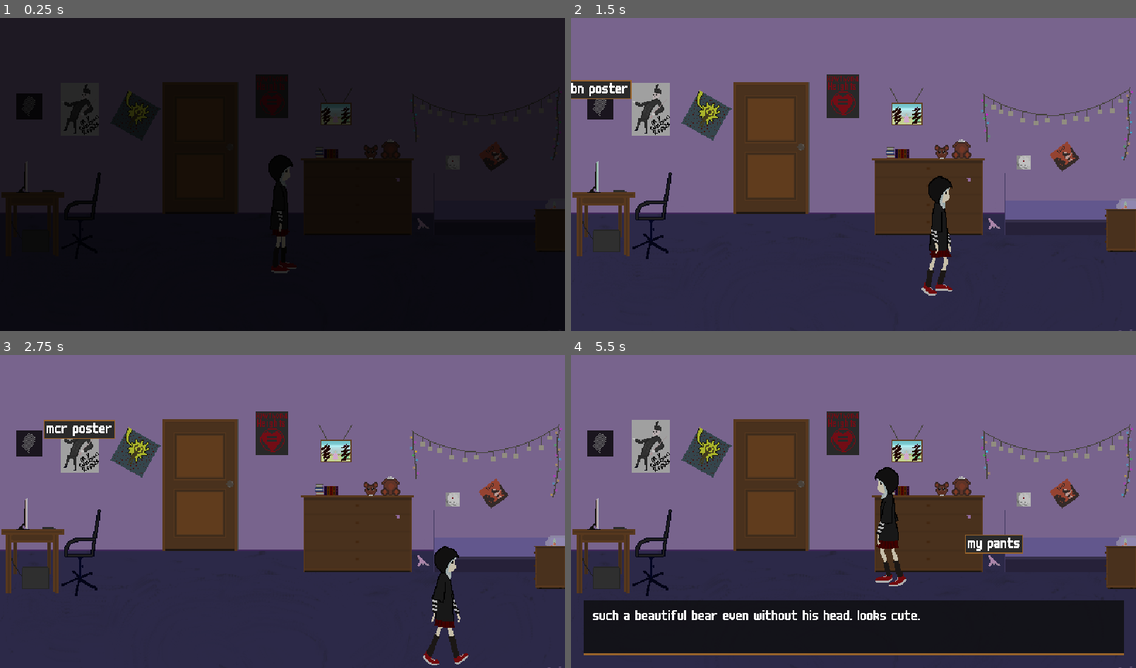
Above: before the commit, frames 1-4 (two rows, left to right).
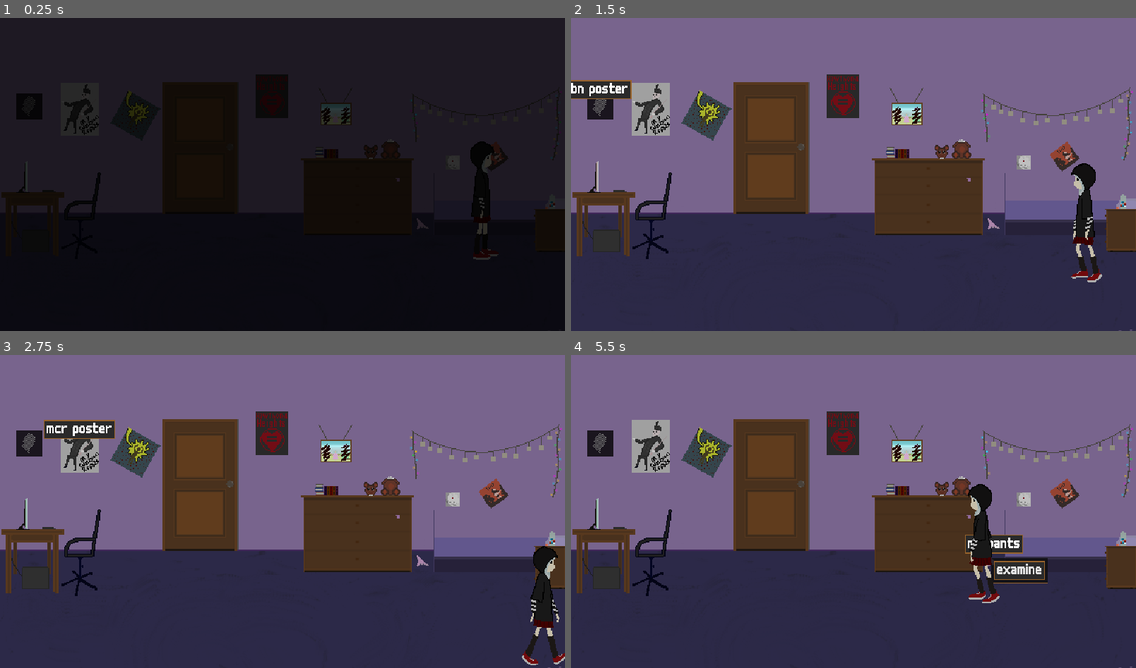
Above: after the commit, the same moments.

Repository: reeFridge/2q20
Game: Godot game, scene res://main.tscn
The game is run twice, just before and just after one commit, with the same random seed, the same clock (stepped at 60 frames per second) and the same inputs.
Inputs (mouse positions are in pixels of both pictures, inside the frame that each line leads up to):
- Up to frame 1 (0.25 s): no input
- Up to frame 2 (1.5 s): move the mouse to (768, 146) at 0.52 s; hold Right (ui_right) 0.53-1.28 s; click (768, 146) at 0.67 s; move the mouse to (599, 105) at 1.27 s; hold Down (ui_down) from 1.28 s (still down); click (599, 105) at 1.42 s
- Up to frame 3 (2.75 s): move the mouse to (79, 445) at 2.02 s; release Down (ui_down) at 2.03 s; hold Right (ui_right) from 2.03 s (still down); click (79, 445) at 2.17 s
- Up to frame 4 (5.5 s): move the mouse to (910, 452) at 2.77 s; release Right (ui_right) at 2.78 s; hold Up (ui_up) 2.78-3.53 s; click (910, 452) at 2.92 s; move the mouse to (960, 486) at 3.52 s; hold Left (ui_left) 3.53-4.25 s; click (960, 486) at 3.67 s; click (989, 495) at 4.25 s, where only the run before the commit has a clickable "examine"; tap Enter at 5 s; move the mouse to (994, 561) at 5.02 s; hold Left (ui_left) from 5.03 s (still down); click (994, 561) at 5.17 s

The runs differ from the first frame. In frame 1, 1.4% of the frame differs, in the area x 47-99%, y 39-82%; in frame 2, 2.2%; in frame 3, 2.4%; in frame 4, 20%, in the area x 2-99%, y 35-96%.

Commit message:
point and click movement

Diff:
--- a/items/monitor.tscn
+++ b/items/monitor.tscn
@@ -5,9 +5,7 @@
 [ext_resource path="res://assets/sprites/monitor-3.png" type="Texture" id=3]
 [ext_resource path="res://assets/sprites/monitor-4.png" type="Texture" id=4]
 
-
-
-[sub_resource type="SpriteFrames" id=2]
+[sub_resource type="SpriteFrames" id=1]
 animations = [ {
 "frames": [ ExtResource( 1 ), ExtResource( 2 ), ExtResource( 3 ), ExtResource( 4 ) ],
 "loop": true,
@@ -16,6 +14,5 @@
 } ]
 
 [node name="monitor" type="AnimatedSprite"]
-frames = SubResource( 2 )
-frame = 1
+frames = SubResource( 1 )
 playing = true
--- a/locations/room_1.tscn
+++ b/locations/room_1.tscn
@@ -8,6 +8,8 @@
 [ext_resource path="res://items/monitor.tscn" type="PackedScene" id=6]
 [ext_resource path="res://scripts/toy_actions_handler.gd" type="Script" id=7]
 [ext_resource path="res://scripts/pants_actions_handler.gd" type="Script" id=8]
+[ext_resource path="res://assets/sprites/pants.png" type="Texture" id=9]
+[ext_resource path="res://assets/sprites/pills.png" type="Texture" id=10]
 
 [sub_resource type="RectangleShape2D" id=1]
 extents = Vector2( 40, 70 )
@@ -28,7 +30,7 @@
 extents = Vector2( 5, 6 )
 
 [sub_resource type="RectangleShape2D" id=7]
-extents = Vector2( 2, 5 )
+extents = Vector2( 5, 8 )
 
 [sub_resource type="RectangleShape2D" id=8]
 extents = Vector2( 58, 12 )
@@ -58,7 +60,7 @@
 [node name="Door" parent="." instance=ExtResource( 2 )]
 position = Vector2( -88, 40 )
 text = "main room"
-distance_to_activate = 60
+distance_to_activate = 50
 
 [node name="CollisionShape2D" type="CollisionShape2D" parent="Door"]
 position = Vector2( 0, -69 )
@@ -105,6 +107,9 @@
 text = "my pants"
 distance_to_activate = 60
 
+[node name="pants" type="Sprite" parent="pants"]
+texture = ExtResource( 9 )
+
 [node name="CollisionShape2D" type="CollisionShape2D" parent="pants"]
 shape = SubResource( 6 )
 
@@ -112,8 +117,11 @@
 script = ExtResource( 8 )
 
 [node name="pills" parent="." instance=ExtResource( 2 )]
-position = Vector2( 288, 31 )
+position = Vector2( 284, 28 )
 text = "pills"
+
+[node name="pills" type="Sprite" parent="pills"]
+texture = ExtResource( 10 )
 
 [node name="CollisionShape2D" type="CollisionShape2D" parent="pills"]
 shape = SubResource( 7 )
@@ -159,7 +167,10 @@
 position = Vector2( -280, 0 )
 
 [node name="spawn" type="Position2D" parent="."]
-position = Vector2( 0, 104 )
+position = Vector2( 214, 90 )
+
+[node name="spawn_door" type="Position2D" parent="."]
+position = Vector2( -88, 58 )
 
 [node name="lamp" parent="." instance=ExtResource( 1 )]
 position = Vector2( 216, -52 )
@@ -167,7 +178,7 @@
 
 [node name="monitor" parent="." instance=ExtResource( 6 )]
 position = Vector2( -276, 2 )
-frame = 3
+frame = 1
 [connection signal="triggered" from="Door" to="Door/trigger_handler" method="_on_triggered"]
 [connection signal="triggered" from="toy" to="toy/trigger_handler" method="_on_toy_triggered"]
 [connection signal="triggered" from="pants" to="pants/actions_handler" method="_on_pants_triggered"]
--- a/locations/room_2.tscn
+++ b/locations/room_2.tscn
@@ -46,7 +46,7 @@
 [node name="room_1_door" parent="." index="8" instance=ExtResource( 1 )]
 position = Vector2( 392, 10 )
 text = "my room"
-distance_to_activate = 60
+distance_to_activate = 50
 
 [node name="CollisionShape2D" type="CollisionShape2D" parent="room_1_door" index="0"]
 position = Vector2( 0, -70 )
@@ -54,4 +54,5 @@
 
 [node name="trigger_handler" type="Node" parent="room_1_door" index="1"]
 script = ExtResource( 2 )
+scene_spawn = "spawn_door"
 [connection signal="triggered" from="room_1_door" to="room_1_door/trigger_handler" method="_on_triggered"]
--- a/main.tscn
+++ b/main.tscn
@@ -20,23 +20,39 @@
 "values": [ 0.0, 1.0 ]
 }
 
-[sub_resource type="StyleBoxFlat" id=2]
+[sub_resource type="Animation" id=2]
+resource_name = "typing"
+tracks/0/type = "value"
+tracks/0/path = NodePath("ui/text_panel/text:percent_visible")
+tracks/0/interp = 1
+tracks/0/loop_wrap = true
+tracks/0/imported = false
+tracks/0/enabled = true
+tracks/0/keys = {
+"times": PoolRealArray( 0, 1 ),
+"transitions": PoolRealArray( 1, 1 ),
+"update": 0,
+"values": [ 0.0, 1.0 ]
+}
+
+[sub_resource type="StyleBoxFlat" id=3]
 bg_color = Color( 0.0509804, 0.0509804, 0.0509804, 0.784314 )
 border_width_bottom = 2
 border_color = Color( 0.592157, 0.388235, 0.168627, 1 )
 
-[sub_resource type="DynamicFont" id=3]
+[sub_resource type="DynamicFont" id=4]
 font_data = ExtResource( 4 )
 
-[sub_resource type="ShaderMaterial" id=4]
+[sub_resource type="ShaderMaterial" id=5]
 shader = ExtResource( 2 )
-shader_param/opacity = 0.9
+shader_param/opacity = 0.0
 
 [node name="main" type="Node"]
 script = ExtResource( 1 )
 
 [node name="AnimationPlayer" type="AnimationPlayer" parent="."]
 anims/fg_fade = SubResource( 1 )
+anims/typing = SubResource( 2 )
 
 [node name="ui" type="CanvasLayer" parent="."]
 script = ExtResource( 3 )
@@ -68,7 +84,7 @@
 
 [node name="fg" type="ColorRect" parent="ui"]
 visible = false
-material = SubResource( 4 )
+material = SubResource( 5 )
 anchor_right = 1.0
 anchor_bottom = 1.0
 color = Color( 0, 0, 0, 1 )
--- a/player/player.tscn
+++ b/player/player.tscn
@@ -13,15 +13,15 @@
 
 [sub_resource type="SpriteFrames" id=1]
 animations = [ {
+"frames": [ ExtResource( 7 ), ExtResource( 4 ), ExtResource( 8 ), ExtResource( 3 ), ExtResource( 10 ), ExtResource( 6 ), ExtResource( 5 ), ExtResource( 9 ) ],
+"loop": true,
+"name": "walk",
+"speed": 7.4
+}, {
 "frames": [ ExtResource( 1 ) ],
 "loop": true,
 "name": "stand",
 "speed": 5.0
-}, {
-"frames": [ ExtResource( 7 ), ExtResource( 4 ), ExtResource( 8 ), ExtResource( 3 ), ExtResource( 10 ), ExtResource( 6 ), ExtResource( 5 ), ExtResource( 9 ) ],
-"loop": true,
-"name": "walk",
-"speed": 7.4
 } ]
 
 [sub_resource type="RectangleShape2D" id=2]
--- a/scripts/activable.gd
+++ b/scripts/activable.gd
@@ -25,18 +25,28 @@
 	if event is InputEventMouseButton and event.pressed:
 		close_actions_menu()
 		Global.notify_every_activable(self)
+		Global.get_player().change_target(global_position)
+		Global.get_player().min_distance_to_target = distance_to_activate
 		if distance_to_activate < 0:
 			emit_signal("triggered")
 		else:
-			var current_distance = Global.get_player().global_position.distance_to(global_position)
-			if current_distance <= distance_to_activate:
-				emit_signal("triggered")
+			Global.get_player().connect("target_changed", self, "_unsubscribe", [], CONNECT_ONESHOT)
+			Global.get_player().connect("near_target", self, "_trigger", [], CONNECT_ONESHOT)
+
+func _unsubscribe():
+	if Global.get_player().is_connected("near_target", self, "_trigger"):
+		Global.get_player().disconnect("near_target", self, "_trigger")
+
+func _trigger():
+	if Global.get_player().is_connected("target_changed", self, "_unsubscribe"):
+		Global.get_player().disconnect("target_changed", self, "_unsubscribe")
+	emit_signal("triggered")
 
 func show_actions_menu(actions):
 	menu = preload("res://ui/actions_menu.tscn").instance()
 	menu.init(actions)
 	add_child(menu)
-	menu.set_global_position(get_global_mouse_position())
+	menu.set_global_position(global_position)
 
 func close_actions_menu():
 	if menu != null:
--- a/scripts/door_trigger_handler.gd
+++ b/scripts/door_trigger_handler.gd
@@ -1,6 +1,7 @@
 extends Node
 
 export var scene_index = 0
+export var scene_spawn = "spawn"
 
 func _on_triggered():
-	Global.change_scene(scene_index)
+	Global.change_scene(scene_index, scene_spawn)
--- a/scripts/global.gd
+++ b/scripts/global.gd
@@ -21,7 +21,7 @@
 func show_text(text):
 	main.get_node("ui").show_text(text, 5)
 
-func change_scene(scene_index):
+func change_scene(scene_index, spawn_name = "spawn"):
 	print("change scene -> ", scene_index)
 	if main:
-		main.set_scene(scenes[scene_index])
+		main.set_scene(scenes[scene_index], spawn_name)
--- a/scripts/main.gd
+++ b/scripts/main.gd
@@ -20,13 +20,14 @@
 
 	return null
 
-func set_scene(scene):
+func set_scene(scene, spawn_name):
+	scene.spawn_name = spawn_name
 	$ui.text_timeout()
 
 	if current_scene == null:
 		next_scene = scene
 		next_transition_phase(TransitionPhase.FADE_IN)
-		pass
+		return
 
 	if scene.fade:
 		next_scene = scene
@@ -42,6 +43,8 @@
 	current_scene = next_scene
 	next_scene = null
 	add_child(current_scene)
+	if current_scene.ready:
+		current_scene.enter()
 
 func next_transition_phase(current_phase = scene_transition_phase):
 	match current_phase:
--- a/scripts/player.gd
+++ b/scripts/player.gd
@@ -1,24 +1,65 @@
 extends KinematicBody2D
+signal near_target
+signal target_changed
 
 export var maxTop: NodePath
 export var maxBottom: NodePath
 export var maxLeft: NodePath
 export var maxRight: NodePath
 
+const MIN_DISTANCE = 10
+
 export var speed = 120
 
+var current_target = null
+var min_distance_to_target = MIN_DISTANCE
 var direction = Vector2()
 
+func change_target(target):
+	current_target = target
+	emit_signal("target_changed")
+
+func _unhandled_input(event):
+	if event is InputEventMouseButton and event.is_pressed():
+		var target = get_global_mouse_position()
+		if is_vector_inside_zone(target):
+			change_target(target)
+
+func stop():
+	min_distance_to_target = MIN_DISTANCE
+	direction = Vector2()
+	change_target(null)
+
+func is_vector_inside_zone(vec):
+	var maxTopY = get_node(maxTop).global_position.y;
+	var maxBottomY = get_node(maxBottom).global_position.y
+	var maxRightX = get_node(maxRight).global_position.x
+	var maxLeftX = get_node(maxLeft).global_position.x
+
+	return vec.y > maxTopY and vec.y < maxBottomY and vec.x > maxLeftX and vec.x < maxRightX
+
+func update_facing():
+	if direction.x > 0:
+		$AnimatedSprite.flip_h = false
+	elif direction.x < 0:
+		$AnimatedSprite.flip_h = true
+
 func _physics_process(delta):
+	if current_target != null:
+		direction = (current_target - global_position).normalized()
+		var distance = global_position.distance_to(current_target)
+		if min_distance_to_target < 0 || distance < min_distance_to_target:
+			emit_signal("near_target")
+			update_facing()
+			stop()
+
 	var pressedX = false
 	var pressedY = false
 	if Input.is_action_pressed("ui_right"):
 		direction.x = 1
-		$AnimatedSprite.flip_h = false
 		pressedX = true
 	if Input.is_action_pressed("ui_left"):
 		direction.x = -1
-		$AnimatedSprite.flip_h = true
 		pressedX = true
 	if Input.is_action_pressed("ui_up"):
 		direction.y = -1
@@ -27,15 +68,24 @@
 		direction.y = 1
 		pressedY = true
 
-	if !pressedX:
-		direction.x = 0
-	if !pressedY:
-		direction.y = 0
+	if pressedX || pressedY:
+		change_target(null)
 
-	if pressedX || pressedY:
+	update_facing()
+
+	if current_target == null:
+		if !pressedX:
+			direction.x = 0
+		if !pressedY:
+			direction.y = 0
+
+	if direction.length_squared():
 		$AnimatedSprite.play("walk")
 	else:
 		$AnimatedSprite.play("stand")
+
+	if !is_inside_tree():
+		return
 
 	# speed is constant whenever move is either straight by axis or by diagonal
 	var velocity = direction.normalized() * speed
@@ -47,10 +97,14 @@
 	var maxLeftX = get_node(maxLeft).global_position.x
 
 	if (global_position.y <= maxTopY):
+		stop()
 		global_position.y = maxTopY + 1
 	if (global_position.y >= maxBottomY):
+		stop()
 		global_position.y = maxBottomY - 1
 	if (global_position.x <= maxLeftX):
+		stop()
 		global_position.x = maxLeftX + 1
 	if (global_position.x >= maxRightX):
+		stop()
 		global_position.x = maxRightX - 1
--- a/scripts/scene.gd
+++ b/scripts/scene.gd
@@ -1,19 +1,26 @@
 extends Node2D
 
-var player = preload("res://player/player.tscn").instance()
+onready var player = preload("res://player/player.tscn").instance()
+var spawn_name = "spawn"
 export var fade = false
+var ready = false
 
 func _ready():
-	add_child(player)
-	$player.set_position($spawn.position)
 	var cam = $cam
 	cam.current = true
 	remove_child($cam)
-	$player.add_child(cam)
-	$player.maxBottom = $max_bottom.get_path()
-	$player.maxTop = $max_top.get_path()
-	$player.maxLeft = $max_left.get_path()
-	$player.maxRight = $max_right.get_path()
+	player.add_child(cam)
+	player.maxBottom = $max_bottom.get_path()
+	player.maxTop = $max_top.get_path()
+	player.maxLeft = $max_left.get_path()
+	player.maxRight = $max_right.get_path()
+	add_child(player)
+	enter()
+	ready = true
+
+func enter():
+	var spawn = get_node(spawn_name)
+	player.set_position(spawn.position)
 
 func get_player():
-	return $player
+	return player
--- a/scripts/ui.gd
+++ b/scripts/ui.gd
@@ -10,6 +10,8 @@
 
 func show_text(text, timeout):
 	remove_text_timer()
+	get_parent().get_node("AnimationPlayer").stop()
+	get_parent().get_node("AnimationPlayer").play("typing")
 	$text_panel.visible = true
 	$text_panel/text.text = text
 	var timer = Timer.new()
Binary file changed: assets/sprites/home-room-1.png
Binary file added: assets/sprites/pants.png
Not shown, added: assets/sprites/pants.png.import
Binary file added: assets/sprites/pills.png
Not shown, added: assets/sprites/pills.png.import
Not shown: 1 places in locations/room_1.tscn that only renumber resources
Not shown: 3 places in main.tscn that only renumber resources
